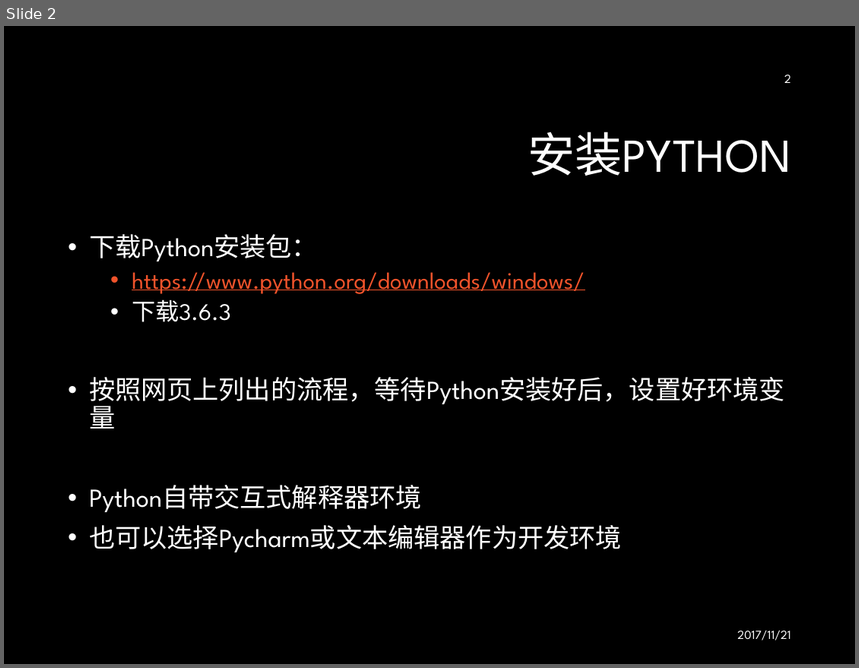
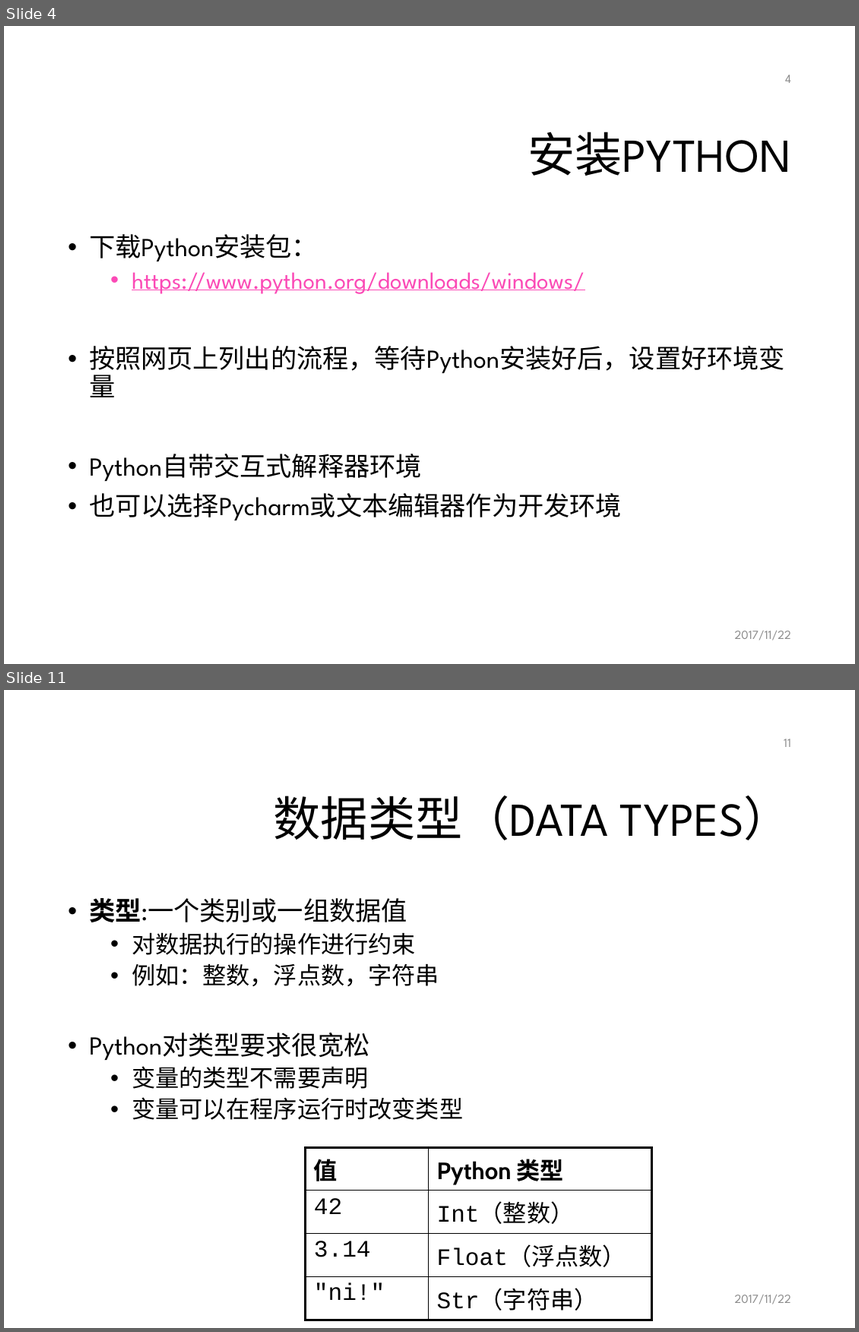
Before and after one commit to mcai/PythonTraining, a slide deck: intro_python_programming.pptx. Shown one above the other, each under a label of ours: slide 2 before the commit, slides 4 and 11 after it; the slides between them are not shown. The pictures are 859x668 and 859x1332 pixels, drawn with LibreOffice and Linux fonts; fonts in the diff are those of the drawing; background and template pictures are left out. Boxes give left, top, right and bottom in pixels: in the first picture for what was removed or moved away, otherwise in the second. Text is boxed around its words. In the diff, an @@ line names an element or a change of style, - is before the commit and + after.

```diff
--- a/intro_python_programming.pptx
+++ b/intro_python_programming.pptx
@@ slide 11 added at <box>4,690,855,1328</box>, background #FFFFFF @@
@@ page number added at <box>784,739,791,747</box>, 10.5 pt, text #8C8C8C @@
+11
@@ title added at <box>274,796,791,840</box>, 40 pt, text #000000 @@
+数据类型（DATA TYPES）
@@ text added at <box>89,898,463,1120</box>, 20 pt, text #000000 @@
+• 类型:一个类别或一组数据值
+  • 对数据执行的操作进行约束
+  • 例如：整数，浮点数，字符串
+• Python对类型要求很宽松
+  • 变量的类型不需要声明
+  • 变量可以在程序运行时改变类型
@@ table added at <box>305,1148,651,1314</box>, 4 rows, 2 columns @@
+值 | Python 类型
+42 | Int（整数）
+3.14 | Float（浮点数）
+"ni!" | Str（字符串）
@@ text added at <box>735,1295,791,1305</box>, 10.5 pt, text #8C8C8C @@
+2017/11/22
@@ what was slide 2 is now slide 4 @@
@@ slide 4 changed as well @@
@@ background #000000 to #FFFFFF @@
@@ page number at <box>785,75,791,83</box>: text changed; text colour #FFFFFF to #8C8C8C @@
-2
+4
@@ title "安装PYTHON" at <box>528,132,791,176</box>: text colour #FFFFFF to #000000 @@
@@ text "下载Python安装包：" at <box>89,234,785,521</box>: text colour #FFFFFF to #000000 in "下载Python安装包：", "按照网页上列出的流程，等待Python安装好后，设置好环境变量", "Python自带交互式解释器环境", "也可以选择Pycharm或文本编辑器作为开发环境"; text colour #F0532B to #FB4AB6 in "https://www.python.org/downloads/windows/" @@
@@ text at <box>132,300,231,322</box>: paragraph removed @@
-  • 下载3.6.3
@@ text at <box>735,631,791,641</box>: text changed; text colour #FFFFFF to #8C8C8C @@
-2017/11/21
+2017/11/22
```
Also in this commit, not shown: 1 other slide changed, 23 other slides added.
